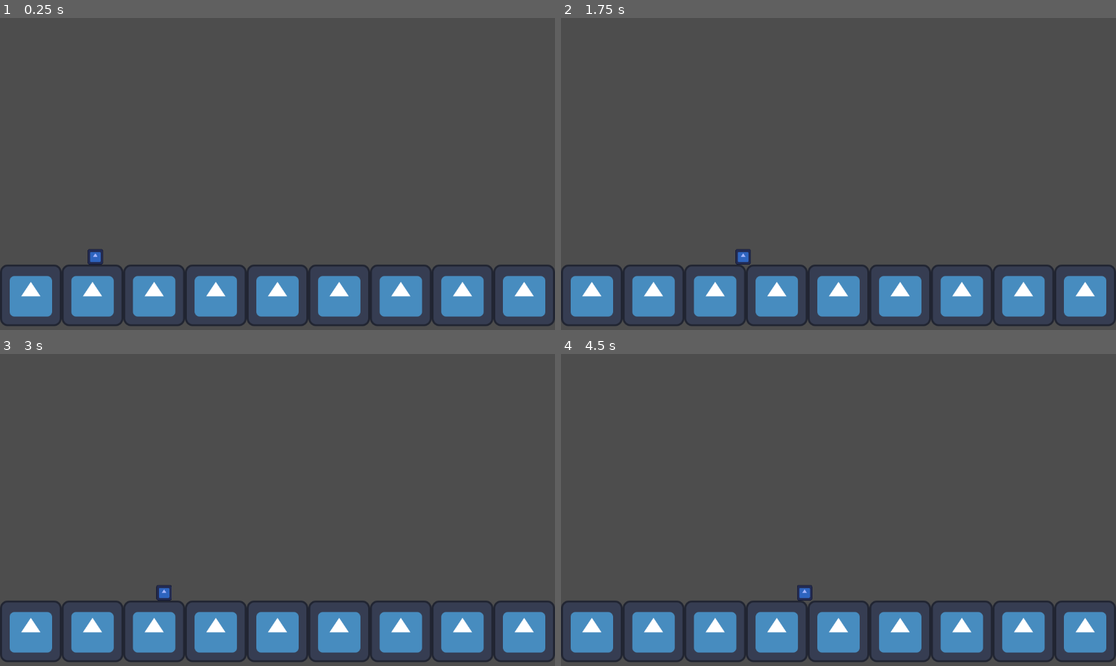
Above: before the commit, frames 1-4 (two rows, left to right).
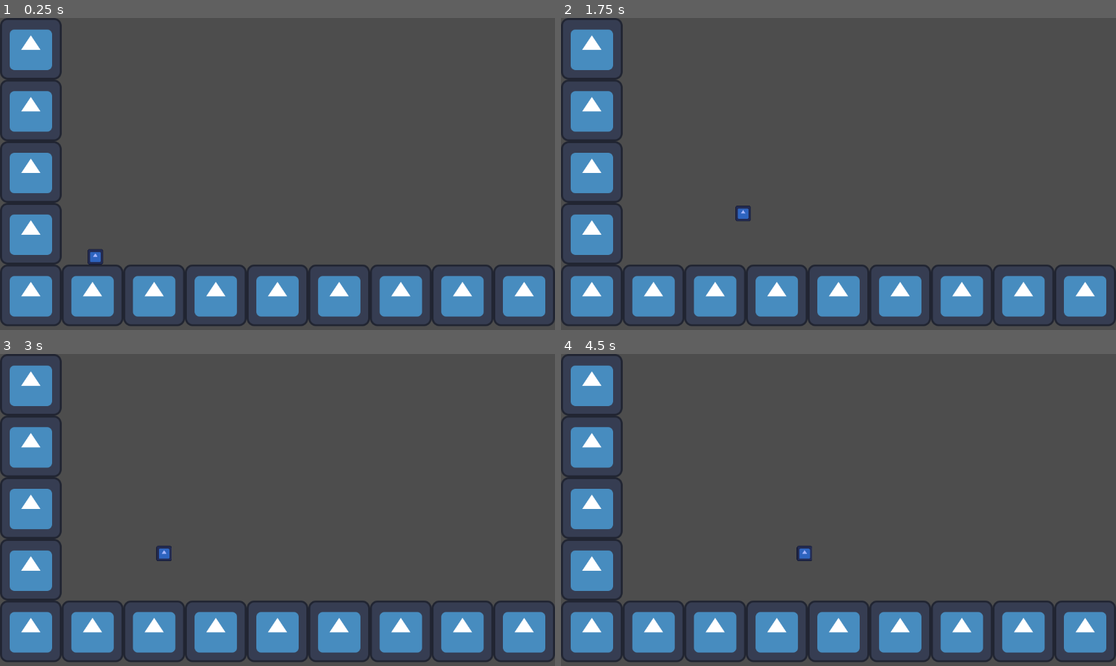
Above: after the commit, the same moments.

Repository: tomSO9/Demo
Game: Godot game, scene res://world/test_world.tscn
Same seed, same stepped clock (60 frames per second), same inputs: the game is played once before the commit and once after it. The engine's default icon, where the game draws it, is replaced by a stand-in: a white triangle on a blue panel in a dark square.
Inputs:
- Up to frame 1 (0.25 s): no input
- Up to frame 2 (1.75 s): tap Enter at 0.5 s; hold D (move_right) from 0.53 s (still down); tap Space (jump) at 0.6, 0.77, 1.07, 1.35, 1.52 s
- Up to frame 3 (3 s): tap Space (jump) at 1.82, 2.1, 2.85 s; release D (move_right) at 2.03 s; hold A (move_left) 2.03-2.78 s; hold D (move_right) from 2.78 s (still down)
- Up to frame 4 (4.5 s): tap Space (jump) at 3.02, 3.32, 3.6, 3.77, 4.07, 4.35 s; release D (move_right) at 4.28 s; hold A (move_left) from 4.28 s (still down)

The runs differ from the first frame. In frame 1, 5.1% of the frame differs, in the area x 0-12%, y 0-80%; in frame 2, 5.3%, in the area x 0-35%, y 0-80%; in frame 3, 5.3%; in frame 4, 5.3%.

Commit message:
jump / wall jump-slide

Diff:
--- a/player.gd
+++ b/player.gd
@@ -4,10 +4,13 @@
 
 @export var speed :int = 9000
 @export var friction :int = 20
-@export var max_jump :int = 2
+@export var max_jump :int = 1
 @export var gravity :int = 100
+@export var jump_power:int = -1000
+@export var wall_slide_gravity = 80
+var current_jump:int = 0
+var is_wall_sliding = false
 
-var current_jump:int
 
 func _physics_process(delta: float) -> void:
 	var direction = Input.get_axis("move_left","move_right")
@@ -21,10 +24,32 @@
 
 	move_and_slide()
 	jump()
+	wall_jump()
 
 
 func jump():
-	velocity.y += gravity
+	if Input.is_action_just_pressed("jump"):
+		if current_jump < max_jump :
+			velocity.y = jump_power
+			## add animation
+			current_jump = current_jump + 1
+			print(current_jump)
+	else:
+		velocity.y += gravity
+		if is_on_floor():
+			current_jump = 0
+
 
 func wall_jump():
-	pass
+	if is_on_wall() and !is_on_floor():
+		if Input.is_action_pressed("move_left") or Input.is_action_pressed("move_right"):
+			current_jump = 0
+			is_wall_sliding = true
+		else :
+			is_wall_sliding = false
+
+		if is_wall_sliding :
+			##add gravity need to slowly going down
+			velocity.y += (wall_slide_gravity * get_physics_process_delta_time())
+			##capping gravity power
+			velocity.y = min(velocity.y , wall_slide_gravity)
--- a/world/test_world.tscn
+++ b/world/test_world.tscn
@@ -6,7 +6,7 @@
 [node name="Test_world" type="Node2D"]
 
 [node name="TileMap" parent="." instance=ExtResource("1_tdwea")]
-layer_0/tile_data = PackedInt32Array(262144, 0, 0, 262145, 0 …(103 unchanged characters)… 262153, 0, 0, 327679, 0, 0, 327678, 0, 0)
+layer_0/tile_data = PackedInt32Array(262144, 0, 0, 262145, 0 …(103 unchanged characters)… 262153, 0, 0, 327679, 0, 0, 327678, 0, 0, -65536, 0, 0, 0, 0, 0, 65536, 0, 0, 131072, 0, 0, 196608, 0, 0, -65527, 0, 0, 9, 0, 0, 65545, 0, 0, 131081, 0, 0, 196617, 0, 0)
 
 [node name="Player" parent="." instance=ExtResource("2_vmpqn")]
 position = Vector2(198, 430)
